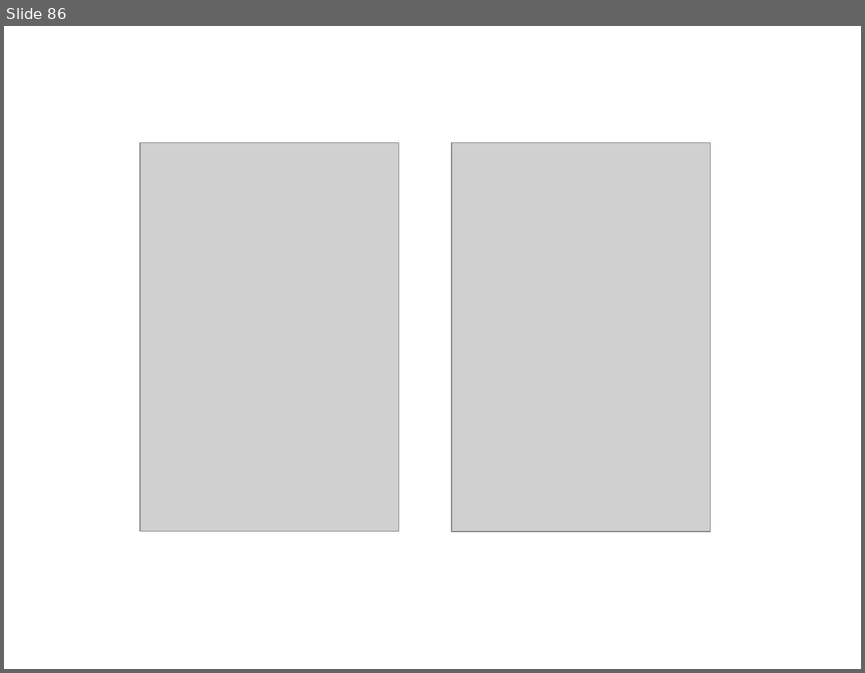
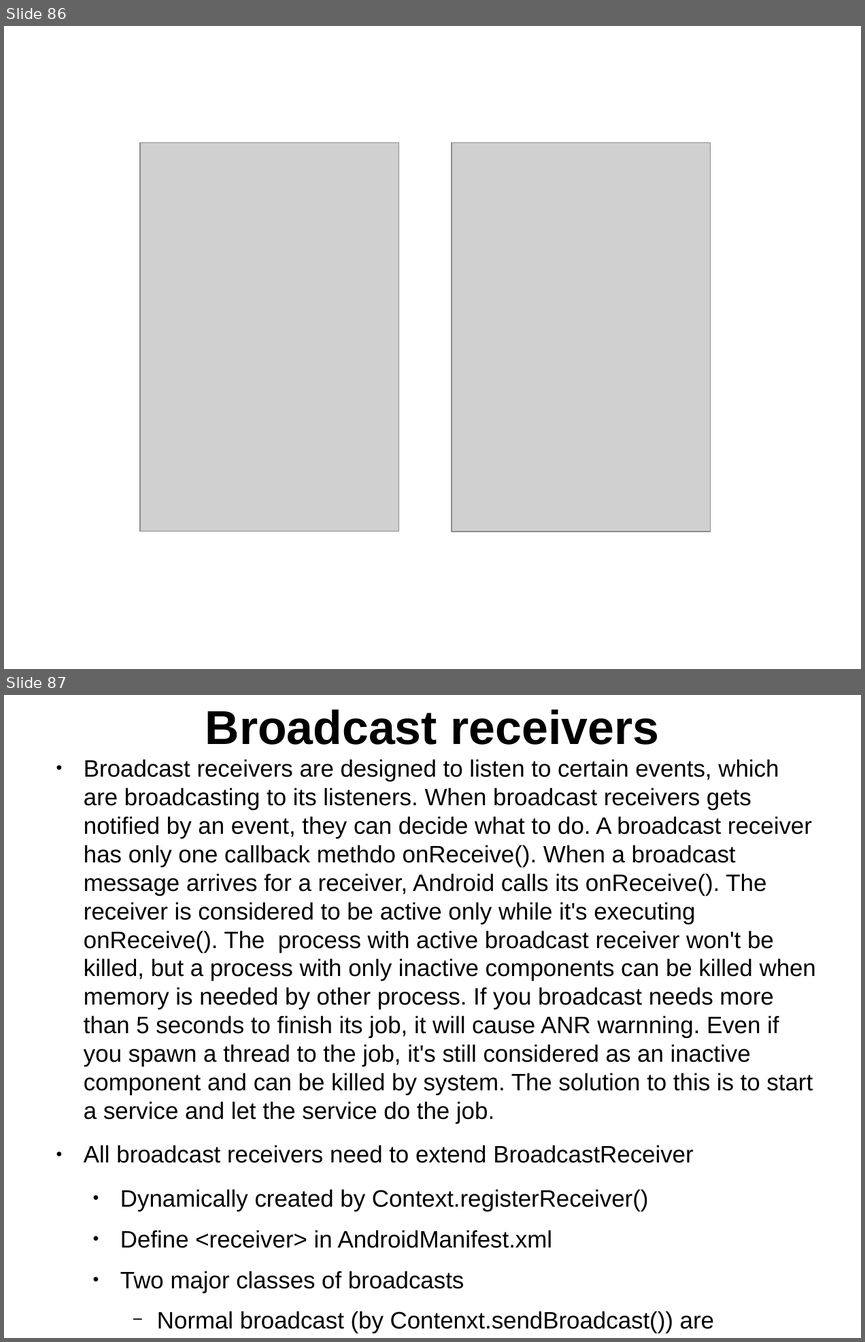
Before and after one commit to thegreatdao/testa, a slide deck: assets/android2.odp. Shown one above the other, each under a label of ours: slide 86 before the commit, slides 86 and 87 after it. The pictures are 865x673 and 865x1342 pixels, drawn with LibreOffice and Linux fonts; fonts in the diff are those of the drawing; grey boxes stand for pictures. Boxes give left, top, right and bottom in pixels: in the first picture for what was removed or moved away, otherwise in the second. Text is boxed around its words. In the diff, an @@ line names an element or a change of style, - is before the commit and + after.

```diff
--- a/assets/android2.odp
+++ b/assets/android2.odp
@@ slide 87 added at <box>4,695,861,1338</box>, background #FFFFFF @@
@@ title added at <box>205,709,659,745</box>, 44 pt, text #000000, bold @@
+Broadcast receivers
@@ text added at <box>84,759,816,1333</box>, 22 pt, text #000000 @@
+● Broadcast receivers are designed to listen to certain events, which are broadcasting to its listeners. When broadcast receivers gets notified by an event, they can decide what to do. A broadcast receiver has only one callback methdo onReceive(). When a broadcast message arrives for a receiver, Android calls its onReceive(). The receiver is considered to be active only while it's executing onReceive(). The process with active broadcast receiver won't be killed, but a process with only inactive components can be killed when memory is needed by other process. If you broadcast needs more than 5 seconds to finish its job, it will cause ANR warnning. Even if you spawn a thread to the job, it's still considered as an inactive component and can be killed by system. The solution to this is to start a service and let the service do the job.
+● All broadcast receivers need to extend BroadcastReceiver
+  ● Dynamically created by Context.registerReceiver()
+  ● Define <receiver> in AndroidManifest.xml
+  ● Two major classes of broadcasts
+    − Normal broadcast (by Contenxt.sendBroadcast()) are asynchronous
```
Also in this commit, not shown: 5 other slides added, 6 other files.
